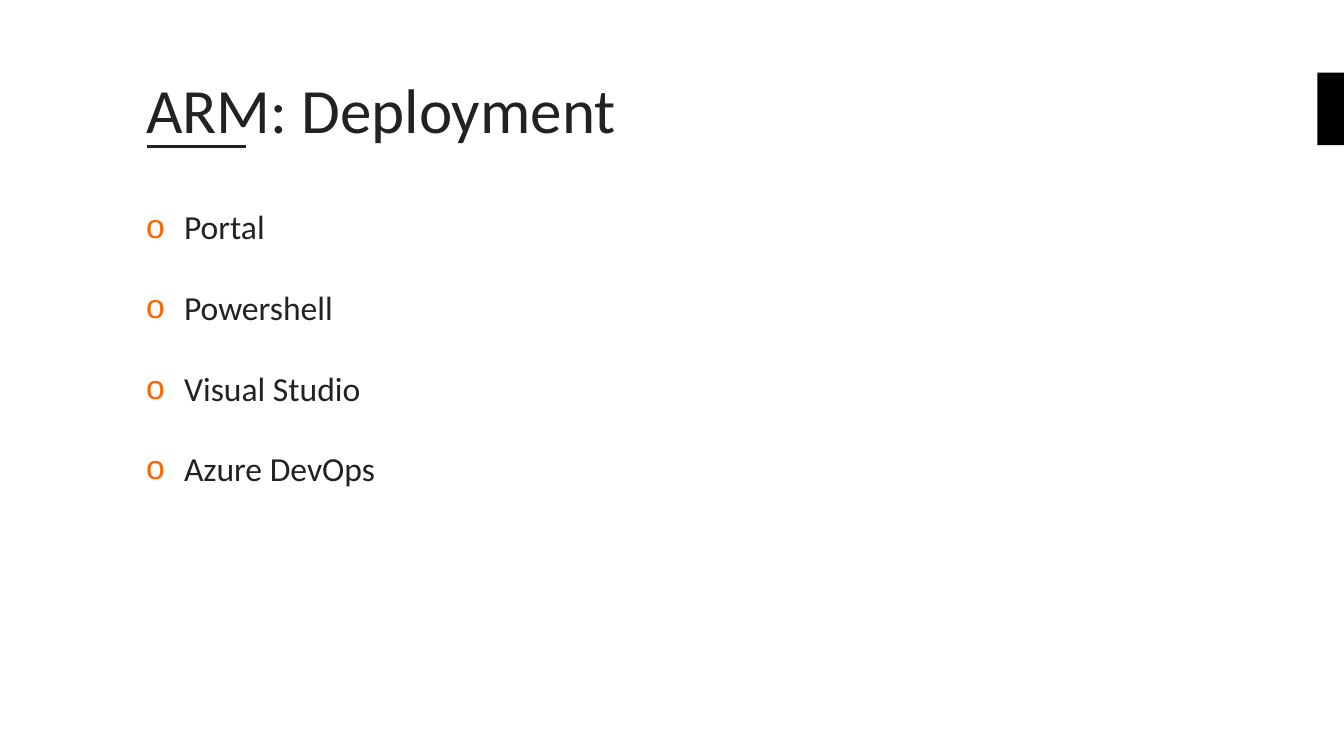
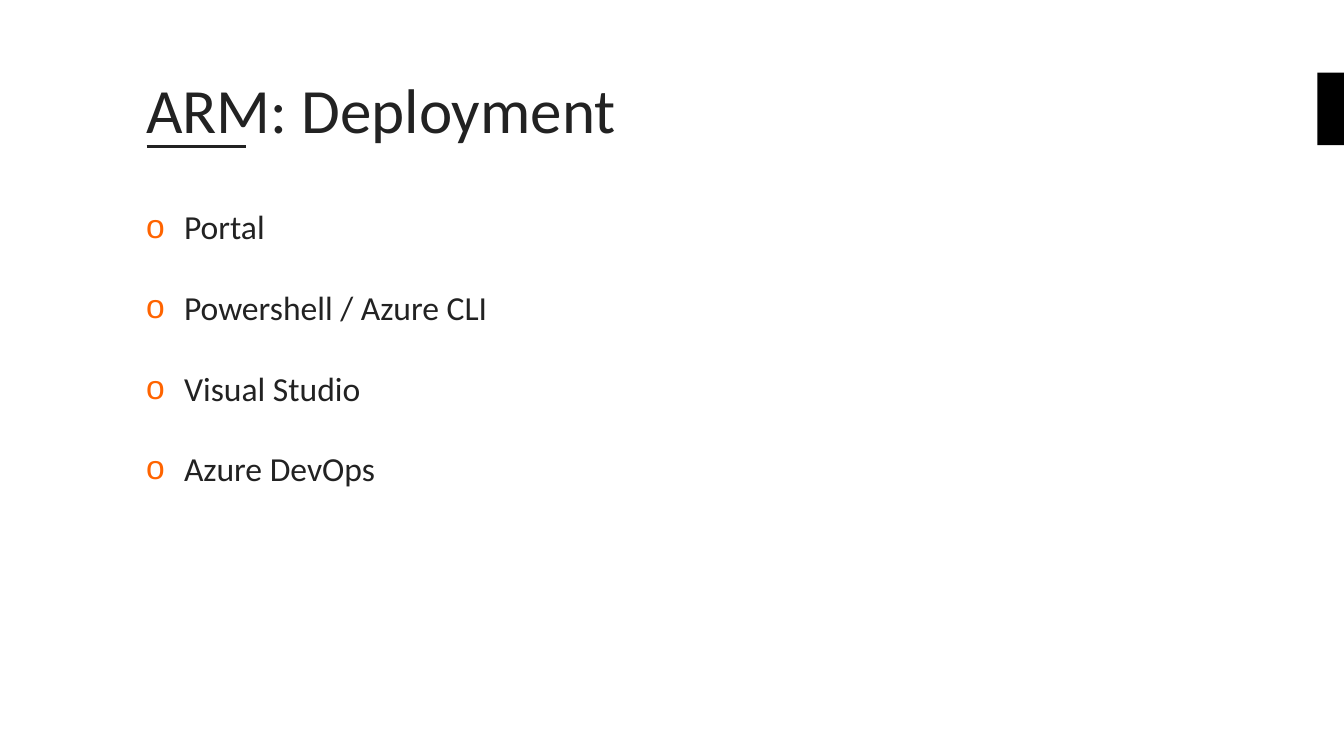
Before and after one commit to bouvet/azure-workshops, a slide deck: slide 25 of Workshop_2/Presentasjon/Azureskolen-Workshop#2.pptx (slide 24 before the commit). Drawn at 1344x756 pixels with LibreOffice and Linux fonts; fonts in the diff are those of the drawing; background and template pictures are left out. Boxes give left, top, right and bottom in pixels: in the first picture for what was removed or moved away, otherwise in the second. Text is boxed around its words. In the diff, an @@ line names an element or a change of style, - is before the commit and + after.

```diff
--- a/Workshop_2/Presentasjon/Azureskolen-Workshop#2.pptx
+++ b/Workshop_2/Presentasjon/Azureskolen-Workshop#2.pptx
@@ text at (184,296,487,321): text changed @@
-o Powershell
+o Powershell / Azure CLI
```
Also in this commit, not shown: 10 other slides changed, 3 slides added, 1 slide removed, 2 other files.
